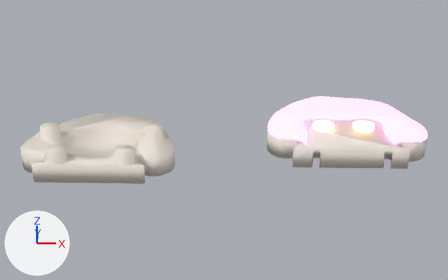
Before and after pictures for a commit that changed the Blender file beads/redaphid-portrait/redaphid-portrait.blend.
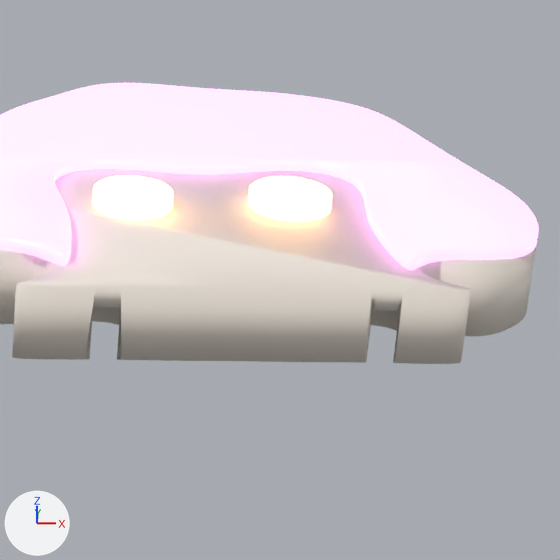
The first picture shows the older version from a 50 mm lens placed at (2.3, -76.1, 34.0), pointed at (0.4, -0.1, -0.2). The close-ups show the older and then the newer version on the part from 65% to 97% of the width and 27% to 78% of the height of that picture. Only the edits that show in the close-ups are written down. The axes (+X, +Y, +Z) are drawn at lower left. The lights are the same throughout.

Names of what the first close-up shows: 'Decoration', 'Hair', 'Top'.
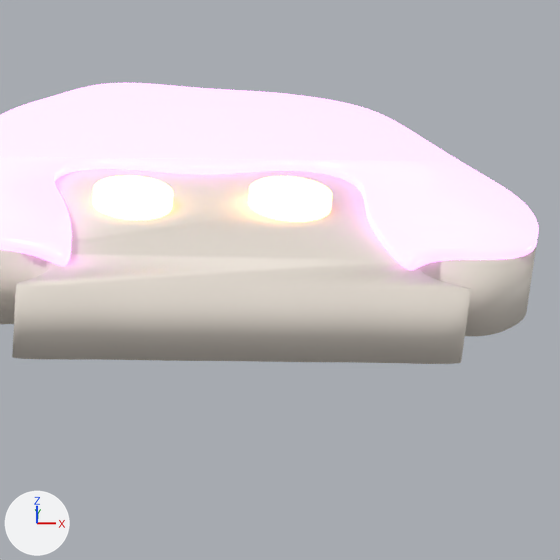
Pixel boxes (x1, y1, x2, y2) of what changed, in the close-ups (560 x 560 px; the box of a moved part takes in the faces that stretch with it):
part 1 of me_silhouette_002, moved or reshaped
    both: (85, 287, 404, 363)

What changed in the scene script:
```text
Change me_silhouette_002:
    used by ob_top; location = (16.0, 0.0, 0.0)
    remove me_silhouette_002.from_pydata(...)  # 1192 vertices, 605 faces; spans x -10.0..10.0, y -8.5..8.5, z 0.0..2.5
    add me_silhouette_002.from_pydata(...)  # 1134 vertices, 577 faces; spans x -10.0..10.0, y -8.5..8.5, z 0.0..2.5
    me_silhouette_002 part 1
    130 vertices are removed from x -5.7..5.7, y -8.4..-5.7, z 0.0..1.8
    91 faces are deleted
    3 vertices in x -4.3..5.6, y -8.4..-6.9, z 1.8 move by (0.0, 0.0, -1.8)
    1 vertex moves within x 3.9, y -8.4, z 0.0
    34 vertices are added at x -0.8..0.8, y -8.1..-6.5, z 0.0
    6 new vertices lie (0.0, 0.0, -2.5) away from vertices in x -4.5..5.6, y -8.4..-6.7, z 2.5
    32 new vertices lie (0.0, 0.0, 1.8) away from vertices in x -0.8..0.8, y -8.1..-6.5, z 0.0
    63 new faces join them
```
